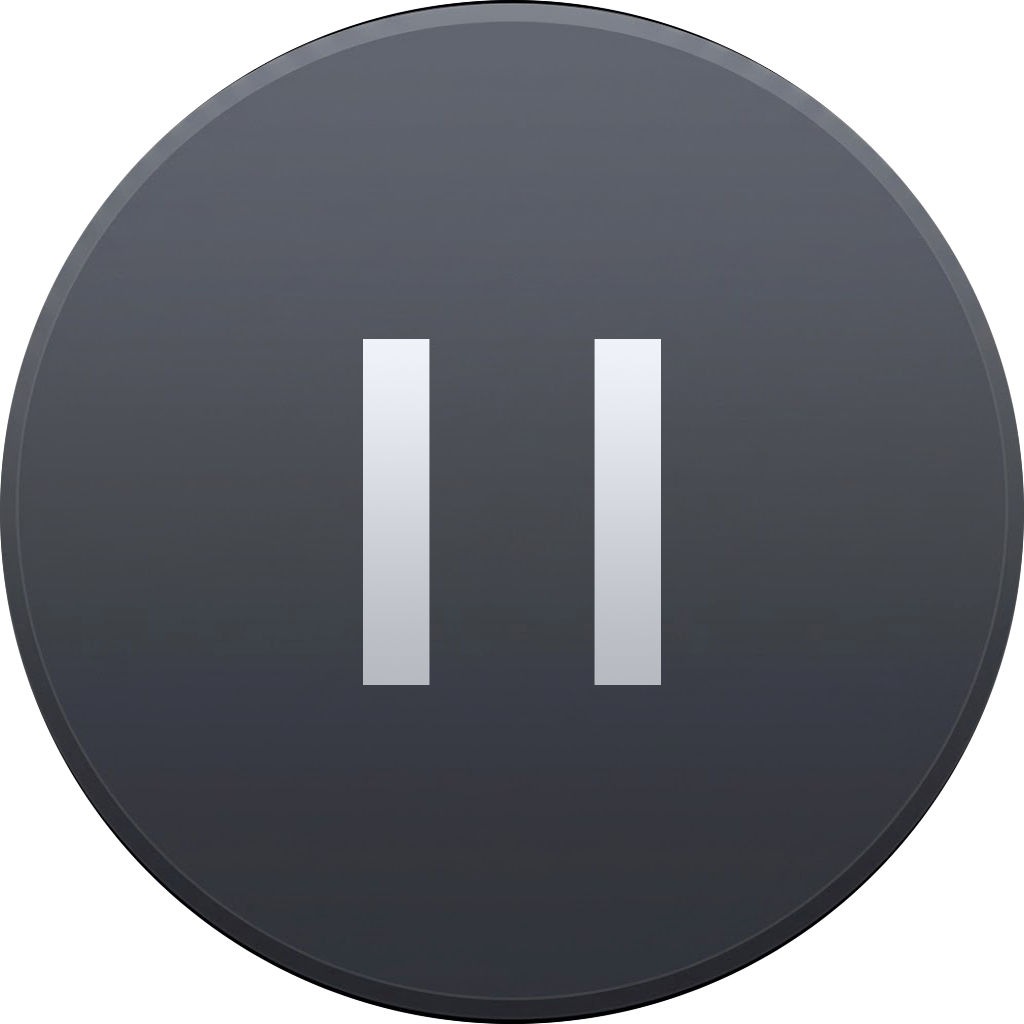
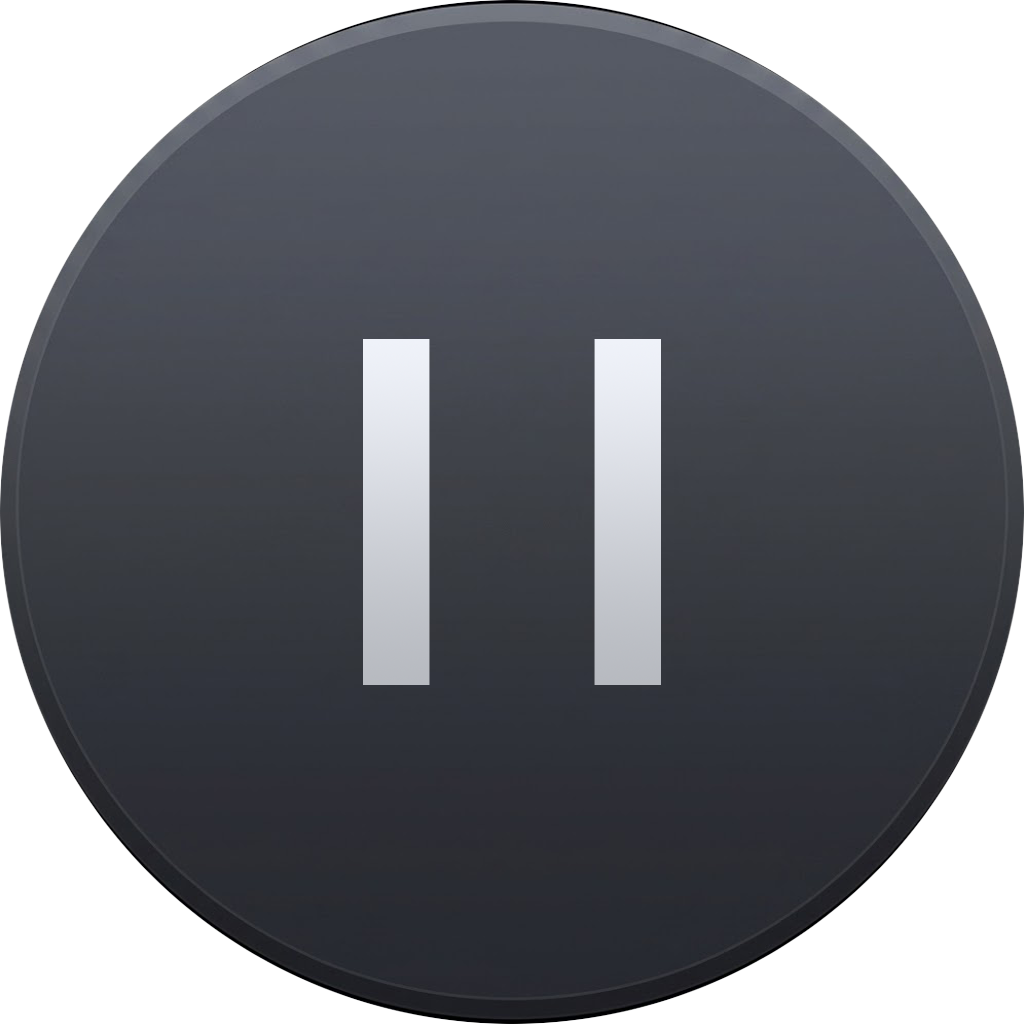
The second 1024 x 1024 image is a revision of the first. Changes to its layers:
hid "图层 17 副本" over [0, 0, 1024, 1024]